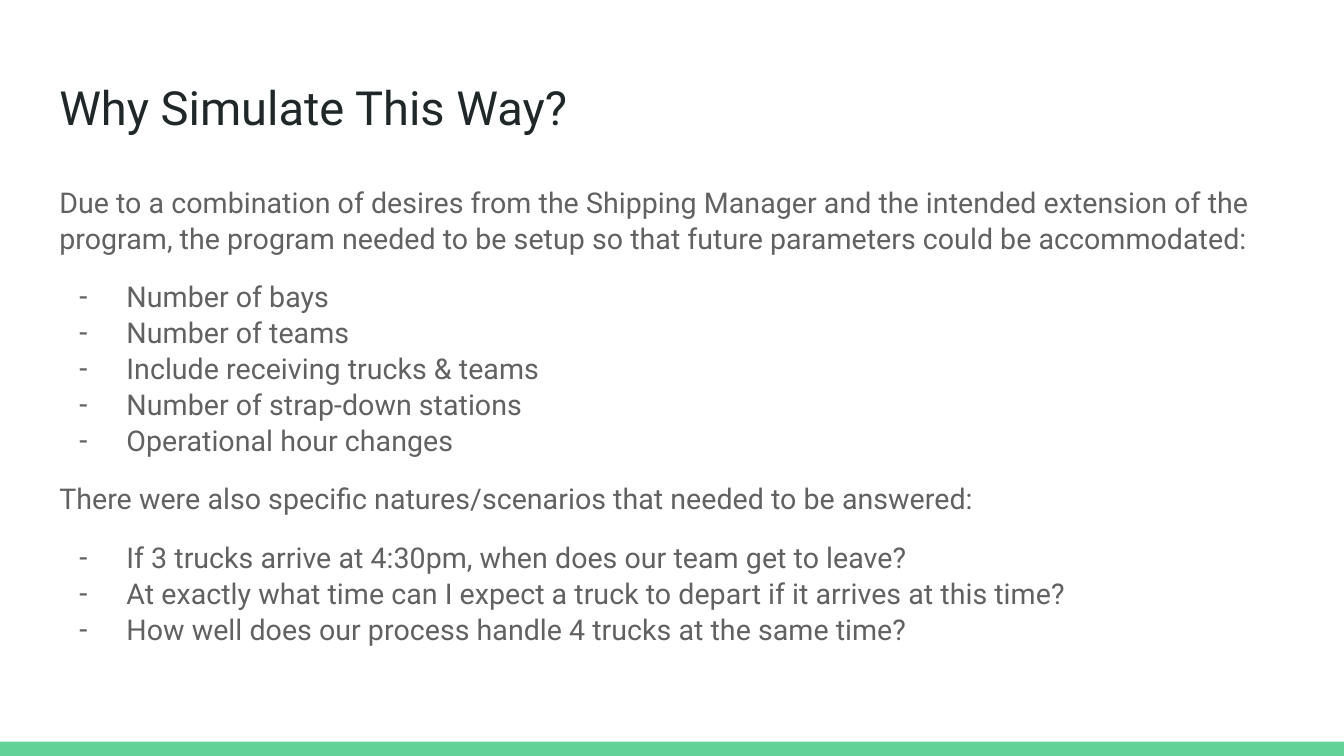
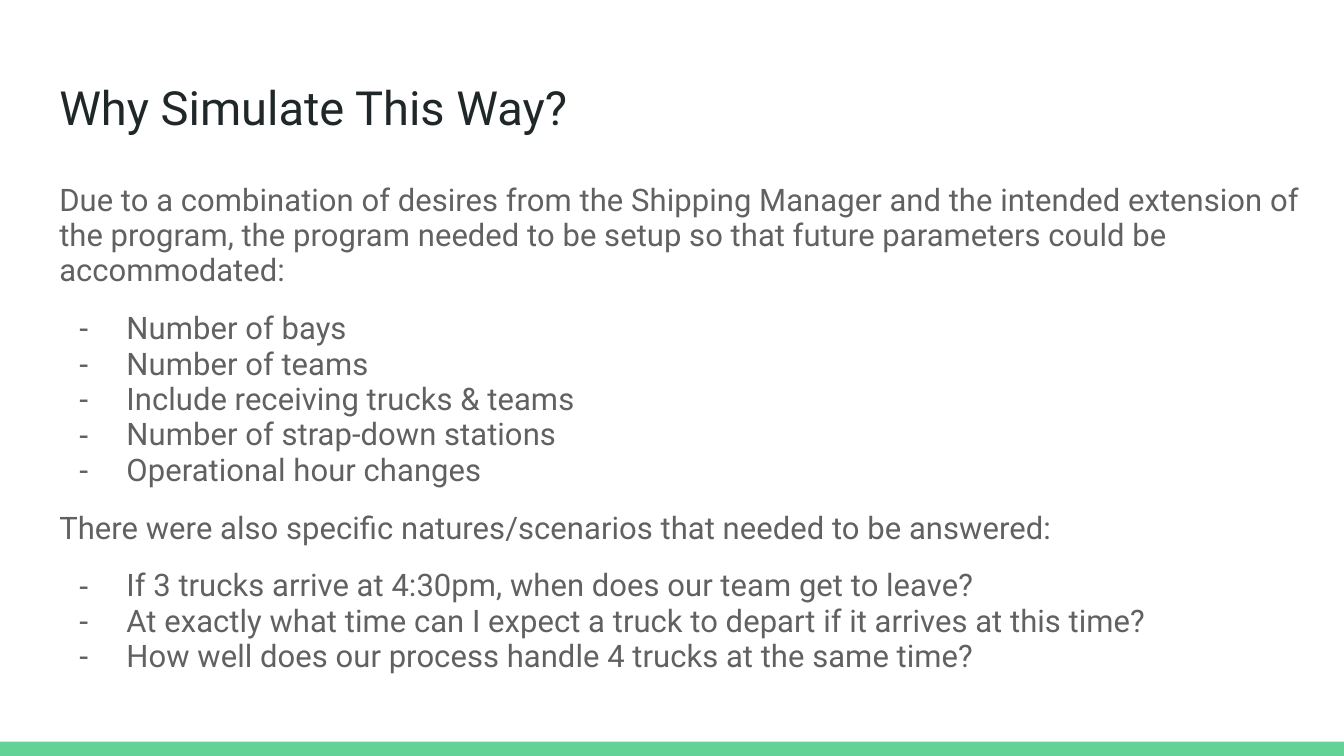
Before and after one commit to d-ev-craig/DATA604, a slide deck: slide 8 of Final Project/Shipping Truck Simulation.pptx. Drawn at 1344x756 pixels with LibreOffice and Linux fonts; fonts in the diff are those of the drawing. Boxes give left, top, right and bottom in pixels: in the first picture for what was removed or moved away, otherwise in the second. Text is boxed around its words. In the diff, an @@ line names an element or a change of style, - is before the commit and + after.

```diff
--- a/Final Project/Shipping Truck Simulation.pptx
+++ b/Final Project/Shipping Truck Simulation.pptx
@@ text "Due to a combination of ..." at (59,187,1299,674): size 15.3 to 16.6 pt; line spacing 1.05 to 0.95 @@
```
Also in this commit, not shown: 5 other slides changed, 2 other files.
